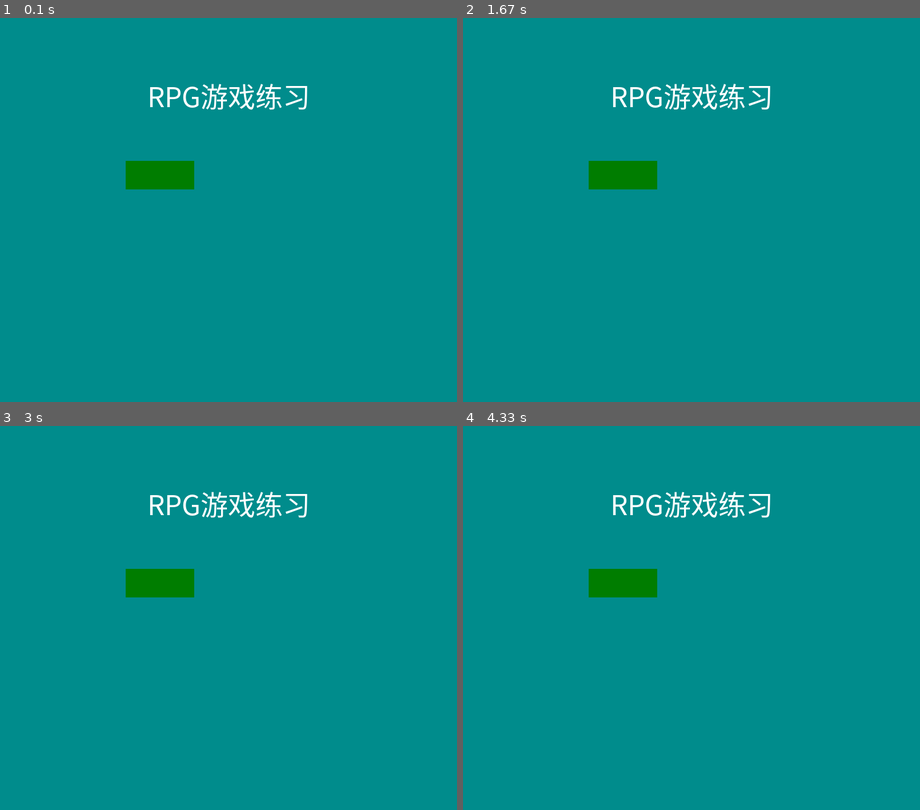
Above: before the commit, frames 1-4 (two rows, left to right).
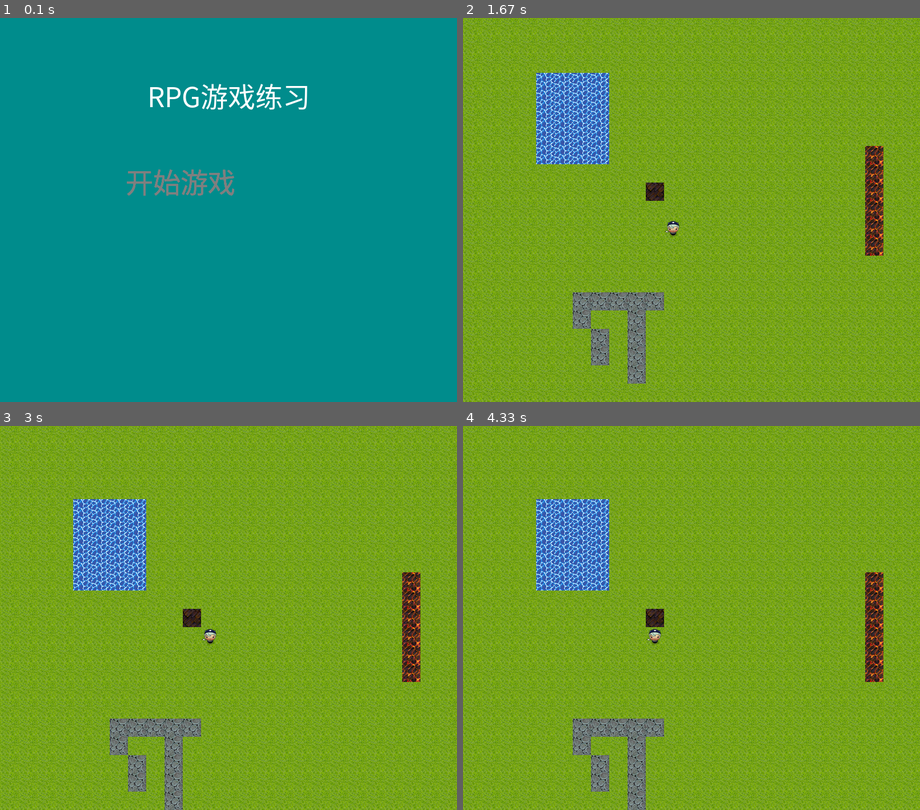
Above: after the commit, the same moments.

Repository: seancheng33/PygameProject
Game: pygame game, started from RPGGame/main.py
The game is run twice, just before and just after one commit, with the same random seed, the same clock (stepped at 60 frames per second) and the same inputs.
Inputs (mouse positions are in pixels of both pictures, inside the frame that each line leads up to):
- Up to frame 1 (0.1 s): no input
- Up to frame 2 (1.67 s): press the mouse at (645, 179) at 0.37 s; move the mouse to (659, 144) at 0.47 s; release the mouse at (673, 106) at 0.6 s; hold Right 0.67-1.13 s; move the mouse to (737, 236) at 0.7 s; tap Backspace at 1.17 s; press the mouse at (645, 179) at 1.53 s; move the mouse to (659, 163) at 1.63 s
- Up to frame 3 (3 s): release the mouse at (214, 552) at 1.77 s; hold Up 1.83-2.13 s; move the mouse to (347, 679) at 1.87 s; hold Right 2.17-2.63 s; hold Left from 2.67 s (still down)
- Up to frame 4 (4.33 s): release Left at 3.2 s; hold Down 3.23-3.53 s; hold Left 3.57-3.97 s; hold Up from 4 s (still down)

The runs differ from the first frame. In frame 1, 1.5% of the frame differs, in the area x 27-52%, y 37-47%; in frame 2, 100%, in the area x 0-100%, y 0-100%; in frame 3, 100%; in frame 4, 100%.

Commit message:
修改title界面的鼠标判断事件

Diff:
--- a/RPGGame/main.py
+++ b/RPGGame/main.py
@@ -9,7 +9,7 @@
 
 from RPGGame import DrawMap, mapdata
 from RPGGame.GlobalSetting import GlobalSetting
-from RPGGame.sysfunction import close_program, startscreen
+from RPGGame.sysfunction import close_program, start_screen
 
 setting = GlobalSetting()
 
@@ -74,14 +74,14 @@
     }
 
     setting.SCREENFACE.fill(setting.COLORDICT['bgcolor'])
-    result = startscreen()
+    result = start_screen()
     while True:
         if result == 'exit':
             # 收到返回的结果是exit的话，就关闭整个程序
             close_program()
         elif result == 'title':
             # 收到返回的结果是title的话，就返回到title界面
-            result = startscreen()
+            result = start_screen()
         elif result == 'startgame':
             # 收到返回的结果是startgame的话，就开始新游戏
             result = run_map(mapList, gameStateObj)
--- a/RPGGame/sysfunction.py
+++ b/RPGGame/sysfunction.py
@@ -22,7 +22,7 @@
     pass
 
 
-def startscreen():
+def start_screen():
     setting.SCREENFACE.fill(setting.COLORDICT['bgcolor'])
 
     title = setting.INVFONT.render('RPG游戏练习', True, (255, 255, 255), setting.COLORDICT['bgcolor'])
@@ -30,22 +30,32 @@
     titleRect.top = 100
     titleRect.centerx = int(setting.SCREENWIDTH / 2)
 
+    btStart = setting.INVFONT.render('开始游戏', True, (127, 127, 127))
+    btStartRect = btStart.get_rect()
+    btStartRect.topleft = 220, 250
+
     while True:
         setting.SCREENFACE.blit(title, titleRect)
-        pygame.draw.rect(setting.SCREENFACE, (0, 125, 0), (220, 250, 120, 50))
+        setting.SCREENFACE.blit(btStart, btStartRect)
+
         for event in pygame.event.get():
             if event.type == QUIT:
                 return 'exit'
             elif event.type == KEYUP:
                 if event.key == K_ESCAPE:
                     return 'exit'
-            elif event.type == MOUSEBUTTONUP:
-                if 220 < x < 340 and 250 < y < 300:
+        x, y = pygame.mouse.get_pos()
+        pressed = pygame.mouse.get_pressed()
+
+        if btStartRect.collidepoint(x, y):
+            btStart = setting.INVFONT.render('开始游戏', True, (107, 107, 107))
+            for event in pressed:
+                if event == 1:
                     return 'startgame'
-        x, y = pygame.mouse.get_pos()
 
-        if 220 < x < 340 and 250 < y < 300:
-            pygame.draw.rect(setting.SCREENFACE, (0, 125, 125), (220, 250, 120, 50))
 
         pygame.display.update()
         setting.FPSCLOCK.tick()
+
+def can_move():
+    pass
